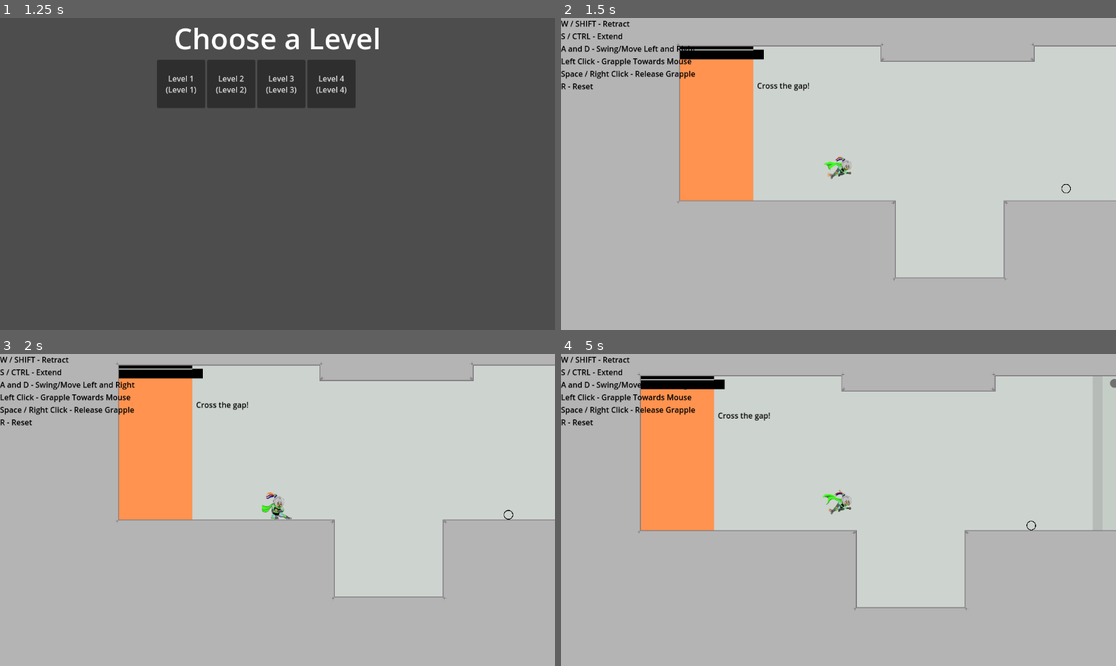
Above: before the commit, frames 1-4 (two rows, left to right).
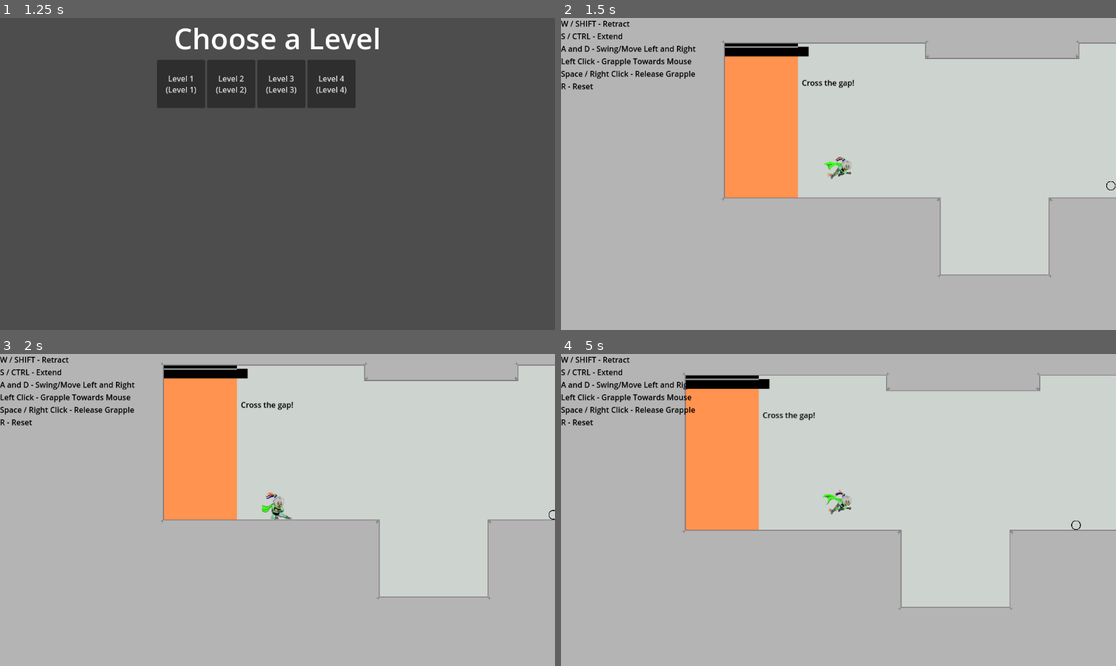
Above: after the commit, the same moments.

Repository: matthewchen146/cmpm-172-grappling-platformer
Game: Godot game, scene res://scenes/main_scenes/title/title.tscn
Same seed, same stepped clock (60 frames per second), same inputs: the game is played once before the commit and once after it.
Inputs (mouse positions are in pixels of both pictures, inside the frame that each line leads up to):
- Up to frame 1 (1.25 s): click "Play" at 0.5 s
- Up to frame 2 (1.5 s): click "Level 1 (Level 1)" at 1.25 s
- Up to frame 3 (2 s): no input
- Up to frame 4 (5 s): move the mouse to (960, 494) at 2.02 s; hold D (move_right) 2.03-2.78 s; click (960, 494) at 2.1 s; tap Space (jump) at 2.27, 3.02, 4.52 s; move the mouse to (727, 525) at 2.77 s; hold Down 2.78-3.53 s; tap S (lower) at 2.85 s; move the mouse to (894, 441) at 3.52 s; hold D (move_right) 3.53-4.28 s; hold W (raise) 3.53-4.28 s; move the mouse to (810, 572) at 4.27 s; hold Up from 4.28 s (still down); tap J at 4.35 s; click (810, 572) at 4.42 s

Frame 1 is identical in both runs. In frame 2, 15% of the frame differs, in the area x 20-100%, y 7-85%; in frame 3, 13%; in frame 4, 14%.

Commit message:
updated player to be its own scene, and added to its levels

Diff:
--- a/Assets/Tile-Set.tres
+++ b/Assets/Tile-Set.tres
@@ -1,6 +1,6 @@
 [gd_resource type="TileSet" load_steps=3 format=3 uid="uid://h5r1q5j1b8n1"]
 
-[ext_resource type="Texture2D" uid="uid://g346hmt5i44v" path="res://Assets/Pixil-Fame-Set.png" id="1_4t3yt"]
+[ext_resource type="Texture2D" uid="uid://g346hmt5i44v" path="res://assets/Pixil-Fame-Set.png" id="1_4t3yt"]
 
 [sub_resource type="TileSetAtlasSource" id="TileSetAtlasSource_m007x"]
 texture = ExtResource("1_4t3yt")
--- a/scenes/main_scenes/Levels/Level1.tscn
+++ b/scenes/main_scenes/Levels/Level1.tscn
@@ -1,82 +1,17 @@
-[gd_scene load_steps=32 format=3 uid="uid://dhfwdfdnba244"]
-
-[ext_resource type="TileSet" uid="uid://h5r1q5j1b8n1" path="res://Assets/Tile-Set.tres" id="1_xpqh8"]
-[ext_resource type="Texture2D" uid="uid://rst0pvcpb65n" path="res://Assets/background2.1.png" id="2_f8jwq"]
+[gd_scene load_steps=24 format=3 uid="uid://dhfwdfdnba244"]
+
+[ext_resource type="TileSet" uid="uid://h5r1q5j1b8n1" path="res://assets/Tile-Set.tres" id="1_xpqh8"]
+[ext_resource type="Texture2D" uid="uid://rst0pvcpb65n" path="res://assets/background2.1.png" id="2_f8jwq"]
 [ext_resource type="Script" path="res://scripts/PullableObject.gd" id="3_6e3rq"]
-[ext_resource type="Script" path="res://scripts/Player.gd" id="3_h4c20"]
-[ext_resource type="PhysicsMaterial" uid="uid://yqj44vfpe3dd" path="res://Resources/PlayerPhysMaterial.tres" id="3_jxqhb"]
 [ext_resource type="PhysicsMaterial" uid="uid://cab6g8o6iwgwy" path="res://Resources/HighFriction.tres" id="3_x7mb1"]
 [ext_resource type="Script" path="res://scripts/Button.gd" id="5_0jonn"]
-[ext_resource type="Texture2D" uid="uid://dbkb5qaotkgu4" path="res://Assets/Hollow-Circle.png" id="5_50k0q"]
+[ext_resource type="Texture2D" uid="uid://dbkb5qaotkgu4" path="res://assets/Hollow-Circle.png" id="5_50k0q"]
+[ext_resource type="PackedScene" uid="uid://c8dqt4b3wvgwp" path="res://scenes/player/player.tscn" id="6_hrvtw"]
 [ext_resource type="Script" path="res://scripts/Door.gd" id="6_wv75m"]
-[ext_resource type="Texture2D" uid="uid://cafm28ugb122v" path="res://Assets/CharacterSpriteSheet.png" id="7_gxv3x"]
-[ext_resource type="Texture2D" uid="uid://ca0u07badv0np" path="res://Assets/Button_Anim.png" id="7_i5q6y"]
-[ext_resource type="Texture2D" uid="uid://b1dy0gufhix1s" path="res://Assets/Door_Animation_Sprites_Revised.png" id="8_1j28l"]
+[ext_resource type="Texture2D" uid="uid://ca0u07badv0np" path="res://assets/Button_Anim.png" id="7_i5q6y"]
+[ext_resource type="Texture2D" uid="uid://b1dy0gufhix1s" path="res://assets/Door_Animation_Sprites_Revised.png" id="8_1j28l"]
 
 [sub_resource type="CircleShape2D" id="CircleShape2D_h23wv"]
-
-[sub_resource type="CapsuleShape2D" id="CapsuleShape2D_uv13g"]
-height = 20.0
-
-[sub_resource type="Animation" id="Animation_aisk4"]
-resource_name = "Idle"
-length = 0.6
-loop_mode = 1
-tracks/0/type = "value"
-tracks/0/imported = false
-tracks/0/enabled = true
-tracks/0/path = NodePath("Sprite2D:frame")
-tracks/0/interp = 1
-tracks/0/loop_wrap = true
-tracks/0/keys = {
-"times": PackedFloat32Array(0, 0.1, 0.2, 0.3, 0.4, 0.5, 0.6, 0.7, 0.8, 0.9, 1, 1.1),
-"transitions": PackedFloat32Array(1, 1, 1, 1, 1, 1, 1, 1, 1, 1, 1, 1),
-"update": 1,
-"values": [0, 1, 2, 3, 4, 5, 6, 5, 4, 3, 2, 1]
-}
-
-[sub_resource type="Animation" id="Animation_vv2te"]
-length = 0.001
-tracks/0/type = "value"
-tracks/0/imported = false
-tracks/0/enabled = true
-tracks/0/path = NodePath("Sprite2D:frame")
-tracks/0/interp = 1
-tracks/0/loop_wrap = true
-tracks/0/keys = {
-"times": PackedFloat32Array(0),
-"transitions": PackedFloat32Array(1),
-"update": 1,
-"values": [0]
-}
-
-[sub_resource type="Animation" id="Animation_cv8pl"]
-resource_name = "Running"
-length = 0.6
-loop_mode = 1
-tracks/0/type = "value"
-tracks/0/imported = false
-tracks/0/enabled = true
-tracks/0/path = NodePath("Sprite2D:frame")
-tracks/0/interp = 1
-tracks/0/loop_wrap = true
-tracks/0/keys = {
-"times": PackedFloat32Array(0, 0.1, 0.2, 0.3, 0.4, 0.5),
-"transitions": PackedFloat32Array(1, 1, 1, 1, 1, 1),
-"update": 1,
-"values": [7, 8, 9, 10, 11, 12]
-}
-
-[sub_resource type="AnimationLibrary" id="AnimationLibrary_6gkkf"]
-_data = {
-"Idle": SubResource("Animation_aisk4"),
-"RESET": SubResource("Animation_vv2te"),
-"Running": SubResource("Animation_cv8pl")
-}
-
-[sub_resource type="CapsuleShape2D" id="CapsuleShape2D_ffiph"]
-radius = 9.0
-height = 22.0
 
 [sub_resource type="RectangleShape2D" id="RectangleShape2D_3dfyy"]
 size = Vector2(16, 10.0047)
@@ -271,38 +206,8 @@
 scale = Vector2(0.02, 0.02)
 texture = ExtResource("5_50k0q")
 
-[node name="Player" type="RigidBody2D" parent="." groups=["Presser"]]
-position = Vector2(-183, -9)
-physics_material_override = ExtResource("3_jxqhb")
-continuous_cd = 1
-lock_rotation = true
-linear_damp = 0.05
-script = ExtResource("3_h4c20")
-
-[node name="Camera2D" type="Camera2D" parent="Player"]
-
-[node name="CollisionShape2D" type="CollisionShape2D" parent="Player"]
-scale = Vector2(2, 2)
-shape = SubResource("CapsuleShape2D_uv13g")
-debug_color = Color(0, 0.627451, 0.0784314, 0.419608)
-
-[node name="Sprite2D" type="Sprite2D" parent="Player"]
-position = Vector2(0, -13)
-scale = Vector2(0.5, 0.5)
-texture = ExtResource("7_gxv3x")
-hframes = 7
-vframes = 2
-
-[node name="AnimationPlayer" type="AnimationPlayer" parent="Player"]
-libraries = {
-"": SubResource("AnimationLibrary_6gkkf")
-}
-
-[node name="Area2D" type="Area2D" parent="Player"]
-
-[node name="CollisionShape2D" type="CollisionShape2D" parent="Player/Area2D"]
-scale = Vector2(2, 2)
-shape = SubResource("CapsuleShape2D_ffiph")
+[node name="Player" parent="." instance=ExtResource("6_hrvtw")]
+position = Vector2(-276, -3)
 
 [node name="CanvasLayer" type="CanvasLayer" parent="."]
 
--- a/scenes/main_scenes/Levels/Level2.tscn
+++ b/scenes/main_scenes/Levels/Level2.tscn
@@ -1,77 +1,12 @@
-[gd_scene load_steps=28 format=3 uid="uid://c4mqico3vrdj8"]
-
-[ext_resource type="TileSet" uid="uid://h5r1q5j1b8n1" path="res://Assets/Tile-Set.tres" id="1_p65wp"]
-[ext_resource type="Texture2D" uid="uid://rst0pvcpb65n" path="res://Assets/background2.1.png" id="2_ptuqo"]
-[ext_resource type="PhysicsMaterial" uid="uid://yqj44vfpe3dd" path="res://Resources/PlayerPhysMaterial.tres" id="3_4mjye"]
-[ext_resource type="Script" path="res://scripts/Player.gd" id="3_4qf4m"]
-[ext_resource type="Texture2D" uid="uid://cafm28ugb122v" path="res://Assets/CharacterSpriteSheet.png" id="5_1u64a"]
+[gd_scene load_steps=20 format=3 uid="uid://c4mqico3vrdj8"]
+
+[ext_resource type="TileSet" uid="uid://h5r1q5j1b8n1" path="res://assets/Tile-Set.tres" id="1_p65wp"]
+[ext_resource type="Texture2D" uid="uid://rst0pvcpb65n" path="res://assets/background2.1.png" id="2_ptuqo"]
 [ext_resource type="Script" path="res://scripts/Button.gd" id="5_gicgk"]
 [ext_resource type="Script" path="res://scripts/Door.gd" id="6_j2pwe"]
-[ext_resource type="Texture2D" uid="uid://ca0u07badv0np" path="res://Assets/Button_Anim.png" id="7_gplrf"]
-[ext_resource type="Texture2D" uid="uid://b1dy0gufhix1s" path="res://Assets/Door_Animation_Sprites_Revised.png" id="8_s23in"]
-
-[sub_resource type="CapsuleShape2D" id="CapsuleShape2D_f85il"]
-height = 20.0
-
-[sub_resource type="Animation" id="Animation_aisk4"]
-resource_name = "Idle"
-length = 0.6
-loop_mode = 1
-tracks/0/type = "value"
-tracks/0/imported = false
-tracks/0/enabled = true
-tracks/0/path = NodePath("Sprite2D:frame")
-tracks/0/interp = 1
-tracks/0/loop_wrap = true
-tracks/0/keys = {
-"times": PackedFloat32Array(0, 0.1, 0.2, 0.3, 0.4, 0.5, 0.6, 0.7, 0.8, 0.9, 1, 1.1),
-"transitions": PackedFloat32Array(1, 1, 1, 1, 1, 1, 1, 1, 1, 1, 1, 1),
-"update": 1,
-"values": [0, 1, 2, 3, 4, 5, 6, 5, 4, 3, 2, 1]
-}
-
-[sub_resource type="Animation" id="Animation_vv2te"]
-length = 0.001
-tracks/0/type = "value"
-tracks/0/imported = false
-tracks/0/enabled = true
-tracks/0/path = NodePath("Sprite2D:frame")
-tracks/0/interp = 1
-tracks/0/loop_wrap = true
-tracks/0/keys = {
-"times": PackedFloat32Array(0),
-"transitions": PackedFloat32Array(1),
-"update": 1,
-"values": [0]
-}
-
-[sub_resource type="Animation" id="Animation_cv8pl"]
-resource_name = "Running"
-length = 0.6
-loop_mode = 1
-tracks/0/type = "value"
-tracks/0/imported = false
-tracks/0/enabled = true
-tracks/0/path = NodePath("Sprite2D:frame")
-tracks/0/interp = 1
-tracks/0/loop_wrap = true
-tracks/0/keys = {
-"times": PackedFloat32Array(0, 0.1, 0.2, 0.3, 0.4, 0.5),
-"transitions": PackedFloat32Array(1, 1, 1, 1, 1, 1),
-"update": 1,
-"values": [7, 8, 9, 10, 11, 12]
-}
-
-[sub_resource type="AnimationLibrary" id="AnimationLibrary_6gkkf"]
-_data = {
-"Idle": SubResource("Animation_aisk4"),
-"RESET": SubResource("Animation_vv2te"),
-"Running": SubResource("Animation_cv8pl")
-}
-
-[sub_resource type="CapsuleShape2D" id="CapsuleShape2D_v5a2n"]
-radius = 9.0
-height = 22.0
+[ext_resource type="Texture2D" uid="uid://ca0u07badv0np" path="res://assets/Button_Anim.png" id="7_gplrf"]
+[ext_resource type="PackedScene" uid="uid://c8dqt4b3wvgwp" path="res://scenes/player/player.tscn" id="7_tlwvm"]
+[ext_resource type="Texture2D" uid="uid://b1dy0gufhix1s" path="res://assets/Door_Animation_Sprites_Revised.png" id="8_s23in"]
 
 [sub_resource type="RectangleShape2D" id="RectangleShape2D_lnlpm"]
 size = Vector2(16, 10.0047)
@@ -267,40 +202,6 @@
 Space / Right Click - Release Grapple
 R - Reset"
 
-[node name="Player" type="RigidBody2D" parent="." groups=["Presser"]]
-position = Vector2(-352, 23)
-physics_material_override = ExtResource("3_4mjye")
-continuous_cd = 1
-lock_rotation = true
-linear_damp = 0.05
-script = ExtResource("3_4qf4m")
-metadata/_edit_group_ = true
-
-[node name="Camera2D" type="Camera2D" parent="Player"]
-
-[node name="CollisionShape2D" type="CollisionShape2D" parent="Player"]
-scale = Vector2(2, 2)
-shape = SubResource("CapsuleShape2D_f85il")
-debug_color = Color(0, 0.627451, 0.0784314, 0.419608)
-
-[node name="Sprite2D" type="Sprite2D" parent="Player"]
-position = Vector2(0, -13)
-scale = Vector2(0.5, 0.5)
-texture = ExtResource("5_1u64a")
-hframes = 7
-vframes = 2
-
-[node name="AnimationPlayer" type="AnimationPlayer" parent="Player"]
-libraries = {
-"": SubResource("AnimationLibrary_6gkkf")
-}
-
-[node name="Area2D" type="Area2D" parent="Player"]
-
-[node name="CollisionShape2D" type="CollisionShape2D" parent="Player/Area2D"]
-scale = Vector2(2, 2)
-shape = SubResource("CapsuleShape2D_v5a2n")
-
 [node name="Node2D" type="Node2D" parent="."]
 
 [node name="Button" type="StaticBody2D" parent="Node2D"]
@@ -365,6 +266,9 @@
 position = Vector2(0.314941, 0.439713)
 shape = SubResource("RectangleShape2D_mldp2")
 
+[node name="Player" parent="." instance=ExtResource("7_tlwvm")]
+position = Vector2(-367, 3)
+
 [connection signal="button_pressed" from="Node2D/Button" to="Node2D/Door" method="activate"]
 [connection signal="body_entered" from="Node2D/Button/Area2D" to="Node2D/Button" method="_on_area_2d_body_entered"]
 [connection signal="body_exited" from="Node2D/Button/Area2D" to="Node2D/Button" method="_on_area_2d_body_exited"]
--- a/scenes/main_scenes/Levels/Level3.tscn
+++ b/scenes/main_scenes/Levels/Level3.tscn
@@ -1,77 +1,12 @@
-[gd_scene load_steps=28 format=3 uid="uid://ruqoiu7rtjqc"]
-
-[ext_resource type="TileSet" uid="uid://h5r1q5j1b8n1" path="res://Assets/Tile-Set.tres" id="1_v8fs7"]
-[ext_resource type="Texture2D" uid="uid://rst0pvcpb65n" path="res://Assets/background2.1.png" id="2_3x5wk"]
-[ext_resource type="PhysicsMaterial" uid="uid://yqj44vfpe3dd" path="res://Resources/PlayerPhysMaterial.tres" id="3_uciso"]
-[ext_resource type="Script" path="res://scripts/Player.gd" id="3_whv3n"]
+[gd_scene load_steps=20 format=3 uid="uid://ruqoiu7rtjqc"]
+
+[ext_resource type="TileSet" uid="uid://h5r1q5j1b8n1" path="res://assets/Tile-Set.tres" id="1_v8fs7"]
+[ext_resource type="Texture2D" uid="uid://rst0pvcpb65n" path="res://assets/background2.1.png" id="2_3x5wk"]
 [ext_resource type="Script" path="res://scripts/Button.gd" id="5_6yi48"]
-[ext_resource type="Texture2D" uid="uid://cafm28ugb122v" path="res://Assets/CharacterSpriteSheet.png" id="5_m3xau"]
 [ext_resource type="Script" path="res://scripts/Door.gd" id="6_fytqi"]
-[ext_resource type="Texture2D" uid="uid://ca0u07badv0np" path="res://Assets/Button_Anim.png" id="7_xm0bd"]
-[ext_resource type="Texture2D" uid="uid://b1dy0gufhix1s" path="res://Assets/Door_Animation_Sprites_Revised.png" id="8_l7pgr"]
-
-[sub_resource type="CapsuleShape2D" id="CapsuleShape2D_lk1x4"]
-height = 20.0
-
-[sub_resource type="Animation" id="Animation_aisk4"]
-resource_name = "Idle"
-length = 0.6
-loop_mode = 1
-tracks/0/type = "value"
-tracks/0/imported = false
-tracks/0/enabled = true
-tracks/0/path = NodePath("Sprite2D:frame")
-tracks/0/interp = 1
-tracks/0/loop_wrap = true
-tracks/0/keys = {
-"times": PackedFloat32Array(0, 0.1, 0.2, 0.3, 0.4, 0.5, 0.6, 0.7, 0.8, 0.9, 1, 1.1),
-"transitions": PackedFloat32Array(1, 1, 1, 1, 1, 1, 1, 1, 1, 1, 1, 1),
-"update": 1,
-"values": [0, 1, 2, 3, 4, 5, 6, 5, 4, 3, 2, 1]
-}
-
-[sub_resource type="Animation" id="Animation_vv2te"]
-length = 0.001
-tracks/0/type = "value"
-tracks/0/imported = false
-tracks/0/enabled = true
-tracks/0/path = NodePath("Sprite2D:frame")
-tracks/0/interp = 1
-tracks/0/loop_wrap = true
-tracks/0/keys = {
-"times": PackedFloat32Array(0),
-"transitions": PackedFloat32Array(1),
-"update": 1,
-"values": [0]
-}
-
-[sub_resource type="Animation" id="Animation_cv8pl"]
-resource_name = "Running"
-length = 0.6
-loop_mode = 1
-tracks/0/type = "value"
-tracks/0/imported = false
-tracks/0/enabled = true
-tracks/0/path = NodePath("Sprite2D:frame")
-tracks/0/interp = 1
-tracks/0/loop_wrap = true
-tracks/0/keys = {
-"times": PackedFloat32Array(0, 0.1, 0.2, 0.3, 0.4, 0.5),
-"transitions": PackedFloat32Array(1, 1, 1, 1, 1, 1),
-"update": 1,
-"values": [7, 8, 9, 10, 11, 12]
-}
-
-[sub_resource type="AnimationLibrary" id="AnimationLibrary_6gkkf"]
-_data = {
-"Idle": SubResource("Animation_aisk4"),
-"RESET": SubResource("Animation_vv2te"),
-"Running": SubResource("Animation_cv8pl")
-}
-
-[sub_resource type="CapsuleShape2D" id="CapsuleShape2D_800ob"]
-radius = 9.0
-height = 22.0
+[ext_resource type="PackedScene" uid="uid://c8dqt4b3wvgwp" path="res://scenes/player/player.tscn" id="7_b5cwk"]
+[ext_resource type="Texture2D" uid="uid://ca0u07badv0np" path="res://assets/Button_Anim.png" id="7_xm0bd"]
+[ext_resource type="Texture2D" uid="uid://b1dy0gufhix1s" path="res://assets/Door_Animation_Sprites_Revised.png" id="8_l7pgr"]
 
 [sub_resource type="RectangleShape2D" id="RectangleShape2D_4jh31"]
 size = Vector2(16, 10.0047)
@@ -266,40 +201,6 @@
 Space / Right Click - Release Grapple
 R - Reset"
 
-[node name="Player" type="RigidBody2D" parent="." groups=["Presser"]]
-position = Vector2(-194, 4)
-physics_material_override = ExtResource("3_uciso")
-continuous_cd = 1
-lock_rotation = true
-linear_damp = 0.05
-script = ExtResource("3_whv3n")
-metadata/_edit_group_ = true
-
-[node name="Camera2D" type="Camera2D" parent="Player"]
-
-[node name="CollisionShape2D" type="CollisionShape2D" parent="Player"]
-scale = Vector2(2, 2)
-shape = SubResource("CapsuleShape2D_lk1x4")
-debug_color = Color(0, 0.627451, 0.0784314, 0.419608)
-
-[node name="Sprite2D" type="Sprite2D" parent="Player"]
-position = Vector2(0, -13)
-scale = Vector2(0.5, 0.5)
-texture = ExtResource("5_m3xau")
-hframes = 7
-vframes = 2
-
-[node name="AnimationPlayer" type="AnimationPlayer" parent="Player"]
-libraries = {
-"": SubResource("AnimationLibrary_6gkkf")
-}
-
-[node name="Area2D" type="Area2D" parent="Player"]
-
-[node name="CollisionShape2D" type="CollisionShape2D" parent="Player/Area2D"]
-scale = Vector2(2, 2)
-shape = SubResource("CapsuleShape2D_800ob")
-
 [node name="Node2D" type="Node2D" parent="."]
 position = Vector2(-188, 205)
 
@@ -365,6 +266,9 @@
 position = Vector2(0.314941, 0.439713)
 shape = SubResource("RectangleShape2D_d8lpt")
 
+[node name="Player" parent="." instance=ExtResource("7_b5cwk")]
+position = Vector2(-181, -27)
+
 [connection signal="button_pressed" from="Node2D/Button" to="Node2D/Door" method="activate"]
 [connection signal="body_entered" from="Node2D/Button/Area2D" to="Node2D/Button" method="_on_area_2d_body_entered"]
 [connection signal="body_exited" from="Node2D/Button/Area2D" to="Node2D/Button" method="_on_area_2d_body_exited"]
--- a/scenes/main_scenes/Levels/Level4.tscn
+++ b/scenes/main_scenes/Levels/Level4.tscn
@@ -1,79 +1,14 @@
-[gd_scene load_steps=31 format=3 uid="uid://bojtniwjvldwt"]
-
-[ext_resource type="TileSet" uid="uid://h5r1q5j1b8n1" path="res://Assets/Tile-Set.tres" id="1_70538"]
-[ext_resource type="Texture2D" uid="uid://rst0pvcpb65n" path="res://Assets/background2.1.png" id="2_e8e16"]
-[ext_resource type="PhysicsMaterial" uid="uid://yqj44vfpe3dd" path="res://Resources/PlayerPhysMaterial.tres" id="3_2gjnp"]
-[ext_resource type="Script" path="res://scripts/Player.gd" id="4_cusvd"]
-[ext_resource type="Texture2D" uid="uid://cafm28ugb122v" path="res://Assets/CharacterSpriteSheet.png" id="5_7gmgp"]
+[gd_scene load_steps=23 format=3 uid="uid://bojtniwjvldwt"]
+
+[ext_resource type="TileSet" uid="uid://h5r1q5j1b8n1" path="res://assets/Tile-Set.tres" id="1_70538"]
+[ext_resource type="Texture2D" uid="uid://rst0pvcpb65n" path="res://assets/background2.1.png" id="2_e8e16"]
 [ext_resource type="Script" path="res://scripts/Button.gd" id="6_fvmwx"]
-[ext_resource type="Texture2D" uid="uid://ca0u07badv0np" path="res://Assets/Button_Anim.png" id="7_jqs0h"]
+[ext_resource type="Texture2D" uid="uid://ca0u07badv0np" path="res://assets/Button_Anim.png" id="7_jqs0h"]
 [ext_resource type="Script" path="res://scripts/Door.gd" id="8_gpr5r"]
-[ext_resource type="Texture2D" uid="uid://b1dy0gufhix1s" path="res://Assets/Door_Animation_Sprites_Revised.png" id="9_l2681"]
+[ext_resource type="PackedScene" uid="uid://c8dqt4b3wvgwp" path="res://scenes/player/player.tscn" id="9_c5j8o"]
+[ext_resource type="Texture2D" uid="uid://b1dy0gufhix1s" path="res://assets/Door_Animation_Sprites_Revised.png" id="9_l2681"]
 [ext_resource type="Script" path="res://scripts/PullableObject.gd" id="10_srg5i"]
-[ext_resource type="Texture2D" uid="uid://v68hw53xcptv" path="res://Assets/Tile (1).png" id="11_fdqqx"]
-
-[sub_resource type="CapsuleShape2D" id="CapsuleShape2D_3hp8j"]
-height = 20.0
-
-[sub_resource type="Animation" id="Animation_aisk4"]
-resource_name = "Idle"
-length = 0.6
-loop_mode = 1
-tracks/0/type = "value"
-tracks/0/imported = false
-tracks/0/enabled = true
-tracks/0/path = NodePath("Sprite2D:frame")
-tracks/0/interp = 1
-tracks/0/loop_wrap = true
-tracks/0/keys = {
-"times": PackedFloat32Array(0, 0.1, 0.2, 0.3, 0.4, 0.5, 0.6, 0.7, 0.8, 0.9, 1, 1.1),
-"transitions": PackedFloat32Array(1, 1, 1, 1, 1, 1, 1, 1, 1, 1, 1, 1),
-"update": 1,
-"values": [0, 1, 2, 3, 4, 5, 6, 5, 4, 3, 2, 1]
-}
-
-[sub_resource type="Animation" id="Animation_vv2te"]
-length = 0.001
-tracks/0/type = "value"
-tracks/0/imported = false
-tracks/0/enabled = true
-tracks/0/path = NodePath("Sprite2D:frame")
-tracks/0/interp = 1
-tracks/0/loop_wrap = true
-tracks/0/keys = {
-"times": PackedFloat32Array(0),
-"transitions": PackedFloat32Array(1),
-"update": 1,
-"values": [0]
-}
-
-[sub_resource type="Animation" id="Animation_cv8pl"]
-resource_name = "Running"
-length = 0.6
-loop_mode = 1
-tracks/0/type = "value"
-tracks/0/imported = false
-tracks/0/enabled = true
-tracks/0/path = NodePath("Sprite2D:frame")
-tracks/0/interp = 1
-tracks/0/loop_wrap = true
-tracks/0/keys = {
-"times": PackedFloat32Array(0, 0.1, 0.2, 0.3, 0.4, 0.5),
-"transitions": PackedFloat32Array(1, 1, 1, 1, 1, 1),
-"update": 1,
-"values": [7, 8, 9, 10, 11, 12]
-}
-
-[sub_resource type="AnimationLibrary" id="AnimationLibrary_6gkkf"]
-_data = {
-"Idle": SubResource("Animation_aisk4"),
-"RESET": SubResource("Animation_vv2te"),
-"Running": SubResource("Animation_cv8pl")
-}
-
-[sub_resource type="CapsuleShape2D" id="CapsuleShape2D_73ems"]
-radius = 9.0
-height = 22.0
+[ext_resource type="Texture2D" uid="uid://v68hw53xcptv" path="res://assets/Tile (1).png" id="11_fdqqx"]
 
 [sub_resource type="RectangleShape2D" id="RectangleShape2D_4jh31"]
 size = Vector2(16, 10.0047)
@@ -255,40 +190,6 @@
 [node name="Sprite2D" type="Sprite2D" parent="ParallaxBackground/ParallaxLayer"]
 position = Vector2(704, 430)
 texture = ExtResource("2_e8e16")
-
-[node name="Player" type="RigidBody2D" parent="." groups=["Presser"]]
-position = Vector2(-227, 34)
-physics_material_override = ExtResource("3_2gjnp")
-continuous_cd = 1
-lock_rotation = true
-linear_damp = 0.05
-script = ExtResource("4_cusvd")
-metadata/_edit_group_ = true
-
-[node name="Camera2D" type="Camera2D" parent="Player"]
-
-[node name="CollisionShape2D" type="CollisionShape2D" parent="Player"]
-scale = Vector2(2, 2)
-shape = SubResource("CapsuleShape2D_3hp8j")
-debug_color = Color(0, 0.627451, 0.0784314, 0.419608)
-
-[node name="Sprite2D" type="Sprite2D" parent="Player"]
-position = Vector2(0, -13)
-scale = Vector2(0.5, 0.5)
-texture = ExtResource("5_7gmgp")
-hframes = 7
-vframes = 2
-
-[node name="AnimationPlayer" type="AnimationPlayer" parent="Player"]
-libraries = {
-"": SubResource("AnimationLibrary_6gkkf")
-}
-
-[node name="Area2D" type="Area2D" parent="Player"]
-
-[node name="CollisionShape2D" type="CollisionShape2D" parent="Player/Area2D"]
-scale = Vector2(2, 2)
-shape = SubResource("CapsuleShape2D_73ems")
 
 [node name="CanvasLayer" type="CanvasLayer" parent="."]
 
@@ -383,6 +284,9 @@
 scale = Vector2(0.079, 0.079)
 texture = ExtResource("11_fdqqx")
 
+[node name="Player" parent="." instance=ExtResource("9_c5j8o")]
+position = Vector2(-243, 2)
+
 [connection signal="button_pressed" from="Node2D/Button" to="Node2D/Door" method="activate"]
 [connection signal="body_entered" from="Node2D/Button/Area2D" to="Node2D/Button" method="_on_area_2d_body_entered"]
 [connection signal="body_exited" from="Node2D/Button/Area2D" to="Node2D/Button" method="_on_area_2d_body_exited"]
--- /dev/null
+++ b/scenes/player/player.tscn
@@ -0,0 +1,100 @@
+[gd_scene load_steps=10 format=3 uid="uid://c8dqt4b3wvgwp"]
+
+[ext_resource type="PhysicsMaterial" uid="uid://yqj44vfpe3dd" path="res://Resources/PlayerPhysMaterial.tres" id="1_pmfhl"]
+[ext_resource type="Script" path="res://scripts/Player.gd" id="2_o8j4d"]
+[ext_resource type="Texture2D" uid="uid://cafm28ugb122v" path="res://assets/CharacterSpriteSheet.png" id="3_dj7kx"]
+
+[sub_resource type="CapsuleShape2D" id="CapsuleShape2D_uv13g"]
+height = 20.0
+
+[sub_resource type="Animation" id="Animation_aisk4"]
+resource_name = "Idle"
+length = 0.6
+loop_mode = 1
+tracks/0/type = "value"
+tracks/0/imported = false
+tracks/0/enabled = true
+tracks/0/path = NodePath("Sprite2D:frame")
+tracks/0/interp = 1
+tracks/0/loop_wrap = true
+tracks/0/keys = {
+"times": PackedFloat32Array(0, 0.1, 0.2, 0.3, 0.4, 0.5, 0.6, 0.7, 0.8, 0.9, 1, 1.1),
+"transitions": PackedFloat32Array(1, 1, 1, 1, 1, 1, 1, 1, 1, 1, 1, 1),
+"update": 1,
+"values": [0, 1, 2, 3, 4, 5, 6, 5, 4, 3, 2, 1]
+}
+
+[sub_resource type="Animation" id="Animation_vv2te"]
+length = 0.001
+tracks/0/type = "value"
+tracks/0/imported = false
+tracks/0/enabled = true
+tracks/0/path = NodePath("Sprite2D:frame")
+tracks/0/interp = 1
+tracks/0/loop_wrap = true
+tracks/0/keys = {
+"times": PackedFloat32Array(0),
+"transitions": PackedFloat32Array(1),
+"update": 1,
+"values": [0]
+}
+
+[sub_resource type="Animation" id="Animation_cv8pl"]
+resource_name = "Running"
+length = 0.6
+loop_mode = 1
+tracks/0/type = "value"
+tracks/0/imported = false
+tracks/0/enabled = true
+tracks/0/path = NodePath("Sprite2D:frame")
+tracks/0/interp = 1
+tracks/0/loop_wrap = true
+tracks/0/keys = {
+"times": PackedFloat32Array(0, 0.1, 0.2, 0.3, 0.4, 0.5),
+"transitions": PackedFloat32Array(1, 1, 1, 1, 1, 1),
+"update": 1,
+"values": [7, 8, 9, 10, 11, 12]
+}
+
+[sub_resource type="AnimationLibrary" id="AnimationLibrary_6gkkf"]
+_data = {
+"Idle": SubResource("Animation_aisk4"),
+"RESET": SubResource("Animation_vv2te"),
+"Running": SubResource("Animation_cv8pl")
+}
+
+[sub_resource type="CapsuleShape2D" id="CapsuleShape2D_ffiph"]
+radius = 9.0
+height = 22.0
+
+[node name="Player" type="RigidBody2D" groups=["Presser"]]
+physics_material_override = ExtResource("1_pmfhl")
+continuous_cd = 1
+lock_rotation = true
+linear_damp = 0.05
+script = ExtResource("2_o8j4d")
+
+[node name="Camera2D" type="Camera2D" parent="."]
+
+[node name="CollisionShape2D" type="CollisionShape2D" parent="."]
+scale = Vector2(2, 2)
+shape = SubResource("CapsuleShape2D_uv13g")
+debug_color = Color(0, 0.627451, 0.0784314, 0.419608)
+
+[node name="Sprite2D" type="Sprite2D" parent="."]
+position = Vector2(0, -13)
+scale = Vector2(0.5, 0.5)
+texture = ExtResource("3_dj7kx")
+hframes = 7
+vframes = 2
+
+[node name="AnimationPlayer" type="AnimationPlayer" parent="."]
+libraries = {
+"": SubResource("AnimationLibrary_6gkkf")
+}
+
+[node name="Area2D" type="Area2D" parent="."]
+
+[node name="CollisionShape2D" type="CollisionShape2D" parent="Area2D"]
+scale = Vector2(2, 2)
+shape = SubResource("CapsuleShape2D_ffiph")
Not shown, changed: Assets/Button_Anim.png.import
Not shown, changed: Assets/CharacterSpriteSheet.png.import
Not shown, changed: Assets/DoorOpen.png.import
Not shown, changed: Assets/Door_Animation_Sprites_Revised.png.import
Not shown, changed: Assets/Hollow-Circle.png.import
Not shown, changed: Assets/Pixil-Fame-Set.png.import
Not shown, changed: Assets/Tile (1).png.import
Not shown, changed: Assets/background2.1.png.import
